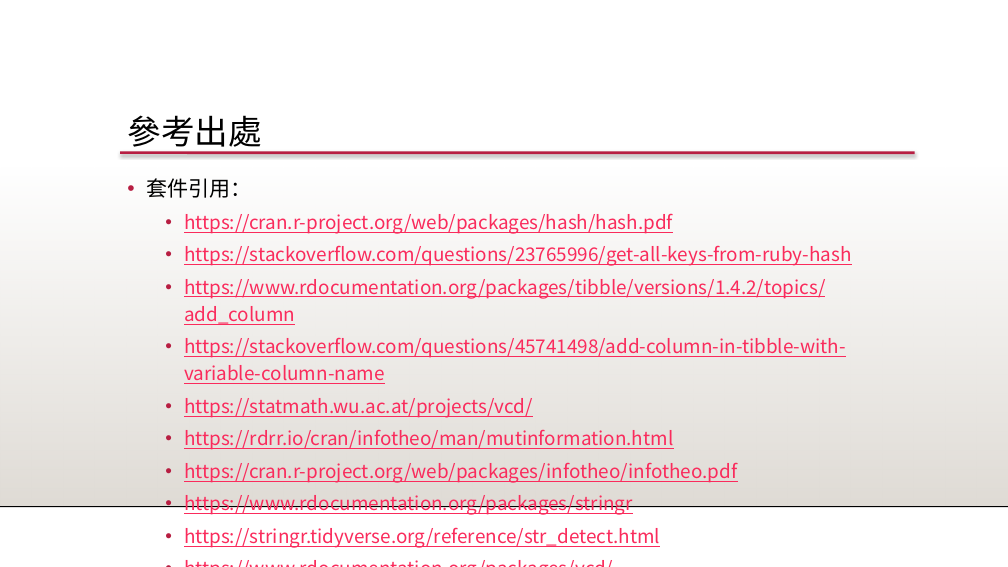
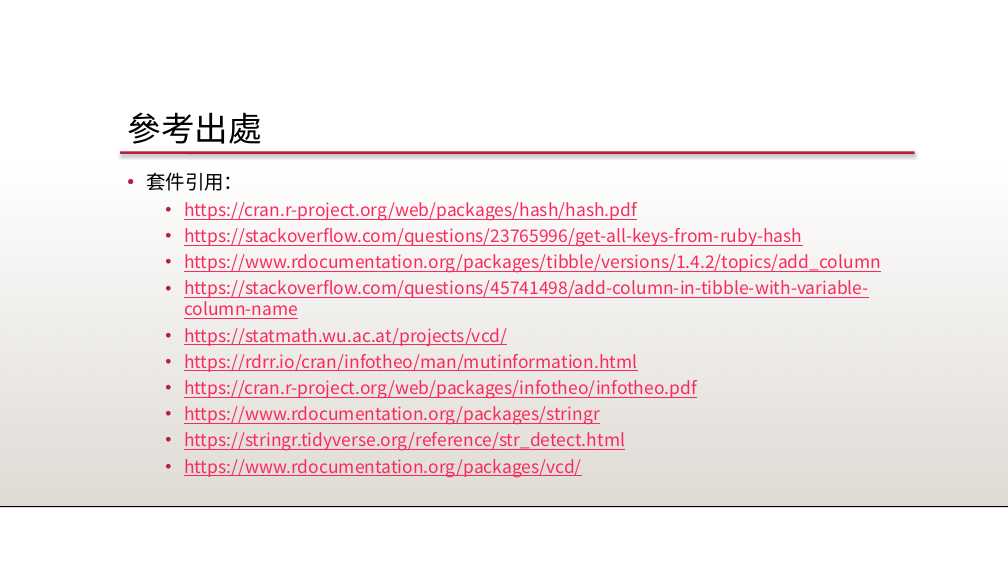
Before and after one commit to 1082-datascience/finalproject-finalproject-1082ds_group3, a slide deck: slide 40 of docs/1082_datascience_FP_3.pptx. Drawn at 1008x567 pixels with LibreOffice and Linux fonts; fonts in the diff are those of the drawing; background and template pictures are left out. Boxes give left, top, right and bottom in pixels: in the first picture for what was removed or moved away, otherwise in the second. Text is boxed around its words. In the diff, an @@ line names an element or a change of style, - is before the commit and + after.

```diff
--- a/docs/1082_datascience_FP_3.pptx
+++ b/docs/1082_datascience_FP_3.pptx
@@ text "參考出處" at (127,112,261,144): line spacing 0.9 to 0.8 @@
@@ text "套件引用：" at (146,173,881,478): size 20 to 18.5 pt in "套件引用："; size 18 to 16.6 pt; line spacing 1.2 to 1 @@
```
Also in this commit, not shown: 38 other slides changed.
